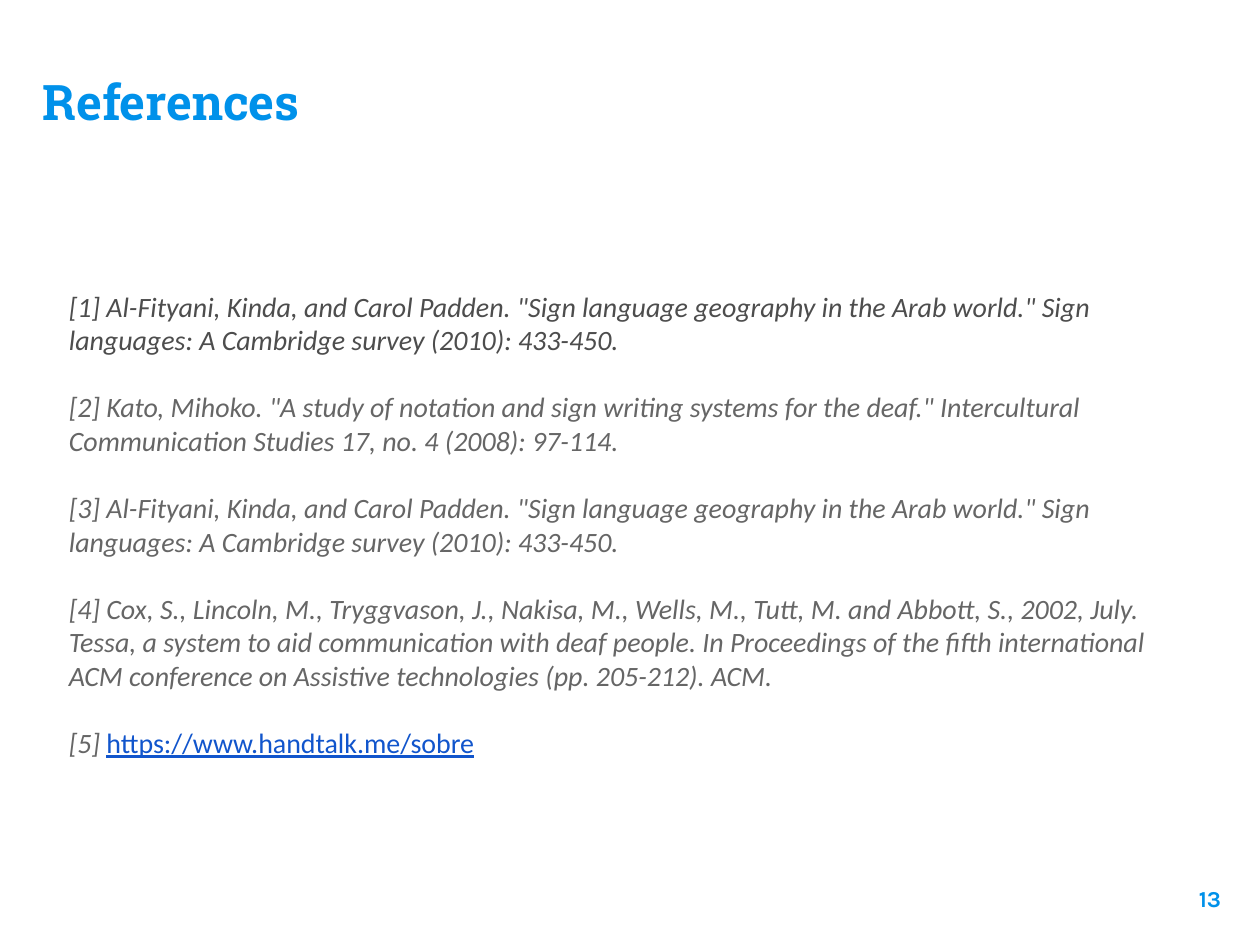
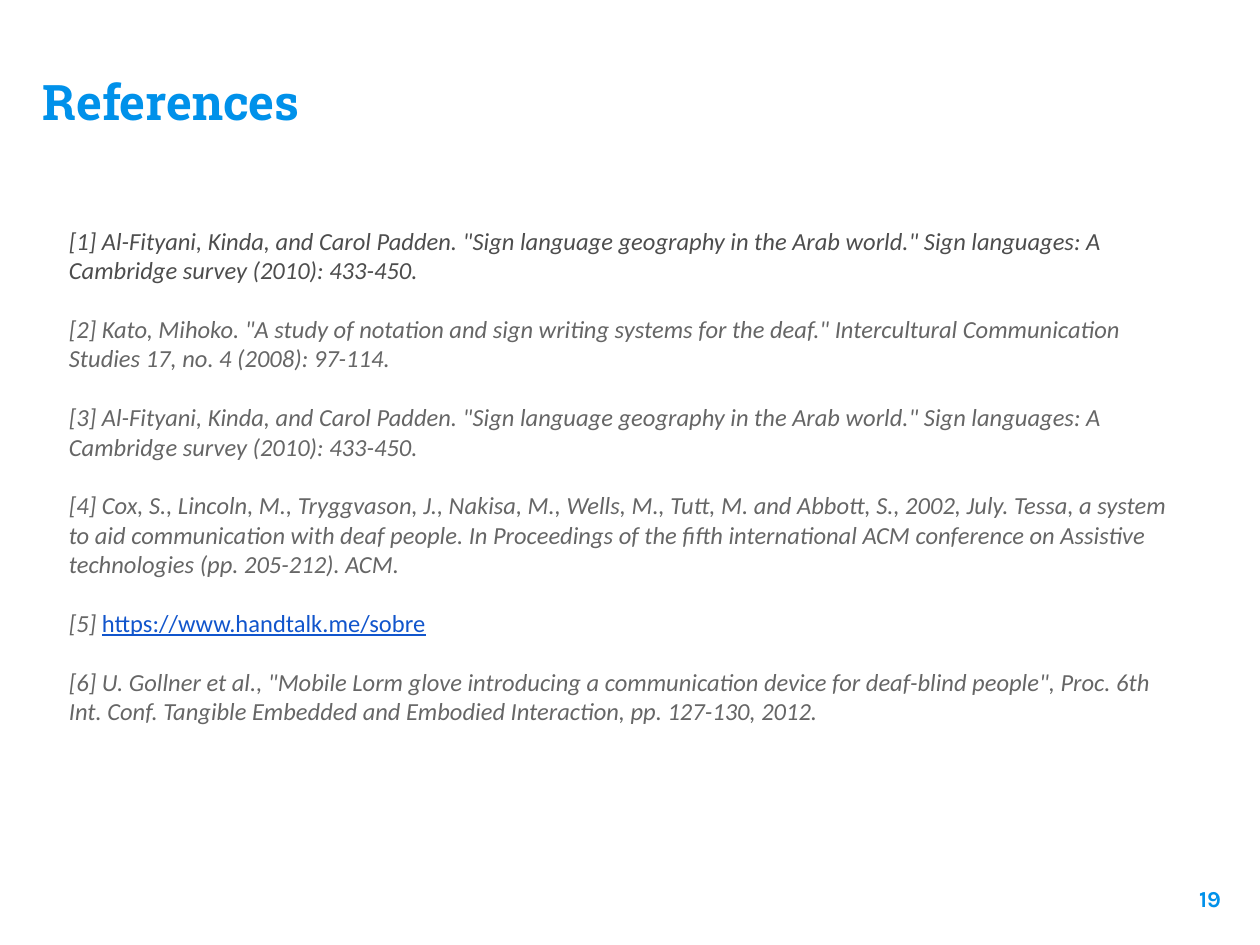
Before and after one commit to ahzia/Sign-Language-DataSet, a slide deck: slide 19 of 7th semester Defence Report/Final report presentation.pptx (slide 13 before the commit). Drawn at 1260x945 pixels with LibreOffice and Linux fonts; fonts in the diff are those of the drawing; background and template pictures are left out. Boxes give left, top, right and bottom in pixels: in the first picture for what was removed or moved away, otherwise in the second. Text is boxed around its words. In the diff, an @@ line names an element or a change of style, - is before the commit and + after.

Commit message:
ppt file is updated

```diff
--- a/7th semester Defence Report/Final report presentation.pptx
+++ b/7th semester Defence Report/Final report presentation.pptx
@@ text at bbox=[69, 232, 1165, 636]: size 16 to 14 pt in "[1] Al-Fityani, Kinda, and Carol Padden. "Sign ...", "[2] Kato, Mihoko. "A study of notation ...", "[3] Al-Fityani, Kinda, and Carol Padden. "Sign ...", "[4] Cox, S., Lincoln, M., Tryggvason, J., ..." and 1 more places @@
@@ text at bbox=[69, 673, 1149, 724]: paragraph added @@
+[6] U. Gollner et al., "Mobile Lorm glove introducing a communication device for deaf-blind people", Proc. 6th Int. Conf. Tangible Embedded and Embodied Interaction, pp. 127-130, 2012.
@@ page number at bbox=[1199, 892, 1221, 908]: text changed @@
-13
+19
```
Also in this commit, not shown: 1 other slide changed, 7 slides added.
